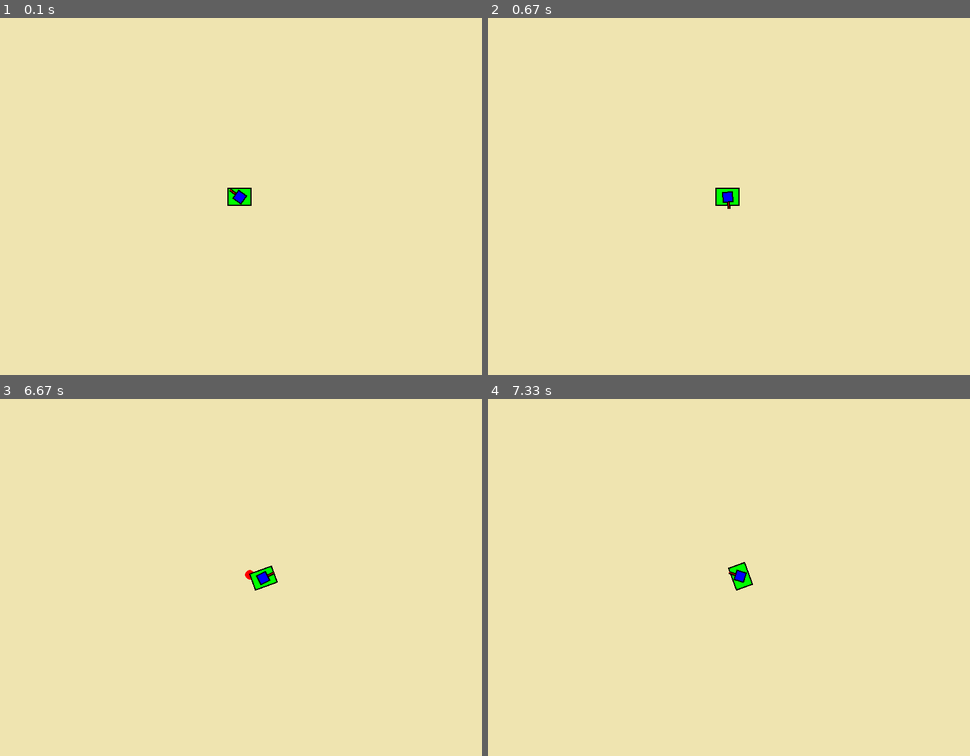
Above: before the commit, frames 1-4 (two rows, left to right).
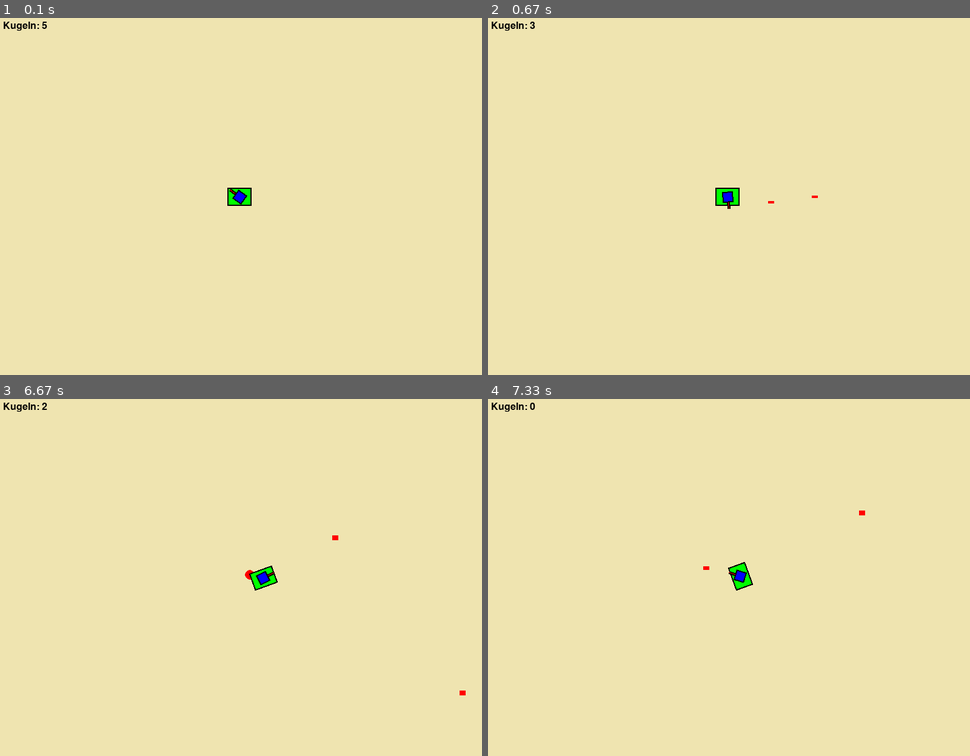
Above: after the commit, the same moments.

Repository: Keksfabrik-glitch/Panzerkiste
Game: pygame game, started from panzer.py
Same seed, same stepped clock (60 frames per second), same inputs: the game is played once before the commit and once after it.
Inputs (mouse positions are in pixels of both pictures, inside the frame that each line leads up to):
- Up to frame 1 (0.1 s): no input
- Up to frame 2 (0.67 s): press the mouse at (883, 185) at 0.37 s; move the mouse to (806, 203) at 0.47 s; release the mouse at (729, 221) at 0.6 s
- Up to frame 3 (6.67 s): tap Space at 0.67, 5.07 s; hold D 1-1.47 s; click (221, 641) at 1.08 s; press the mouse at (395, 566) at 1.53 s; move the mouse to (322, 591) at 1.63 s; release the mouse at (245, 616) at 1.77 s; hold W 1.83-2.13 s; click (298, 552) at 1.92 s; hold D 2.17-2.63 s; click (260, 470) at 2.25 s; hold A 2.67-3.2 s; click (72, 541) at 2.75 s; hold S 3.23-3.53 s; click (62, 552) at 3.32 s; hold A 3.57-3.97 s; click (260, 563) at 3.65 s; hold W 4-4.37 s; click (53, 677) at 4.08 s; hold D 4.4-5.03 s; click (294, 466) at 4.48 s; hold S 5.4-5.77 s; click (265, 677) at 5.48 s; hold A 5.8-6.27 s; click (284, 591) at 5.88 s; hold D from 6.3 s (still down); click (409, 506) at 6.38 s
- Up to frame 4 (7.33 s): release D at 6.77 s; hold W 6.8-7.1 s; click (902, 473) at 6.88 s; hold D from 7.13 s (still down); click (550, 513) at 7.22 s

The runs differ from the first frame. In frame 1, 0.1% of the frame differs, in the area x 0-10%, y 1-4%; in frame 2, 0.1%; in frame 3, 0.1%, in the area x 0-97%, y 1-84%; in frame 4, 0.1%.

Commit message:
Schießen

Diff:
--- a/panzer.py
+++ b/panzer.py
@@ -27,6 +27,8 @@
         self.kugel_art = 1  # 2 = Feuer
         self.nachladezeit = 3
         self.letzterSchuss = 0
+        self.schuss_cooldown = 150  # in Millisekunden
+        self.letzterEinzelschuss = 0
         self.mieneZeit = 7 #Bis zur explosion
         self.mienenAnzahl = -1  # -1 = unendlich viele
         self.letzte_mine_zeit = 0
@@ -42,7 +44,6 @@
         self.winkel = 0
         self.turmWinkel = 0
         self.leben = 3
-        self.mienenPos = []
     def Drehen(self,Um):
 
         self.richtung += Um
@@ -64,16 +65,15 @@
         bewegung = pygame.Vector2( math.sin(rad), -math.cos(rad) ) * self.geschwindigkeit/10
         self.position -= bewegung
     def Miene(self):
-        aktuelle_zeit = pygame.time.get_ticks()
-        if aktuelle_zeit - self.letzte_mine_zeit >= self.mine_cooldown*1000:
+        jetzt = pygame.time.get_ticks()
+        if jetzt - self.letzte_mine_zeit >= self.mine_cooldown*1000:
             if self.mienenAnzahl >= 1 or self.mienenAnzahl == -1:
                 if self.mienenAnzahl != -1:
                     self.mienenAnzahl -= 1
                 if len(self.mienenPos) <= 5:
                     pos = self.position.copy()
-                    self.mienenPos.append({'pos': pos, 'gelegt': aktuelle_zeit})
-                    self.letzte_mine_zeit = aktuelle_zeit
-
+                    self.mienenPos.append({'pos': pos, 'gelegt': jetzt})
+                    self.letzte_mine_zeit = jetzt
 
 class Explosion(pygame.sprite.Sprite):
     def __init__(self, x, y):
@@ -98,6 +98,26 @@
                 self.image = self.bilder[self.index]
             else:
                 self.kill()
+
+class Kugel(pygame.sprite.Sprite):
+    def __init__(self, start_pos, richtung, geschwindigkeit=8):
+        super().__init__()
+        self.image = pygame.Surface((10, 4))
+        self.image.fill(ROT)
+        self.original_image = self.image
+        self.rect = self.image.get_rect(center=start_pos)
+        self.richtung = pygame.Vector2(richtung).normalize()
+        self.geschwindigkeit = geschwindigkeit
+        self.winkel = -richtung.angle_to(pygame.Vector2(1, 0))
+        self.image = pygame.transform.rotate(self.original_image, self.winkel)
+
+    def update(self):
+        bewegung = self.richtung * self.geschwindigkeit
+        self.rect.center += bewegung
+        # Entferne Kugel, wenn sie außerhalb des Bildschirms ist
+        if not screen.get_rect().colliderect(self.rect):
+            self.kill()
+
 #IGNORIEREN NUR DAMIT MAN ES VISUELL SIEHT
 
 player = Player((400, 300))
@@ -117,10 +137,13 @@
 pygame.draw.rect(panzer_surface, SCHWARZ, (0, 0,panzer_größe * 0.75, panzer_größe), 2)
 
 explosions_gruppe = pygame.sprite.Group()
+kugel_gruppe = pygame.sprite.Group()
 # Haupt-Game Loop
 running = True
 while running:
     screen.fill(SAND)
+    #Zeit
+    jetzt = pygame.time.get_ticks()
 
     for event in pygame.event.get():
         if event.type == pygame.QUIT:
@@ -130,6 +153,7 @@
     if richtung.length() != 0:
         richtung = richtung.normalize()  # auf Länge 1 bringen
     winkel = -richtung.angle_to(pygame.Vector2(1, 0))
+    player.turmWinkel = winkel
 
     # Drehe die Kanone
     gedrehte_kanone = pygame.transform.rotate(kanone, -winkel)
@@ -148,8 +172,26 @@
     if keys[pygame.K_SPACE]:
        threading.Thread(target=player.Miene).start()
 
-
     jetzt = pygame.time.get_ticks()
+
+    # Wenn linke Maustaste gedrückt ist und Spieler Kugeln hat
+    if pygame.mouse.get_pressed()[0]:
+        if player.kugeln > 0 and jetzt - player.letzterEinzelschuss >= player.schuss_cooldown:
+            richtung = pygame.Vector2(pygame.mouse.get_pos()) - player.position
+            if richtung.length() != 0:
+                neue_kugel = Kugel(player.position, richtung)
+                kugel_gruppe.add(neue_kugel)
+                player.kugeln -= 1
+                player.letzterEinzelschuss = jetzt
+                # Wenn letzte Kugel verschossen wurde, starte Nachladezeit
+                if player.kugeln == 0:
+                    player.letzterSchuss = jetzt
+
+    # Nachladen nach Pause
+    if player.kugeln == 0 and jetzt - player.letzterSchuss >= player.nachladezeit * 1000:
+        player.kugeln = 5
+
+
     for m in player.mienenPos[:]:
         t = (jetzt - m['gelegt']) / 1000
         rest = player.mieneZeit - t
@@ -182,6 +224,12 @@
     #Explosionen
     explosions_gruppe.update()
     explosions_gruppe.draw(screen)
+    #Kugeln
+    kugel_gruppe.update()
+    kugel_gruppe.draw(screen)
+    font = pygame.font.SysFont(None, 24)
+    text = font.render(f"Kugeln: {player.kugeln}", True, SCHWARZ)
+    screen.blit(text, (10, 10))
     pygame.display.flip()
     clock.tick(60)
 
